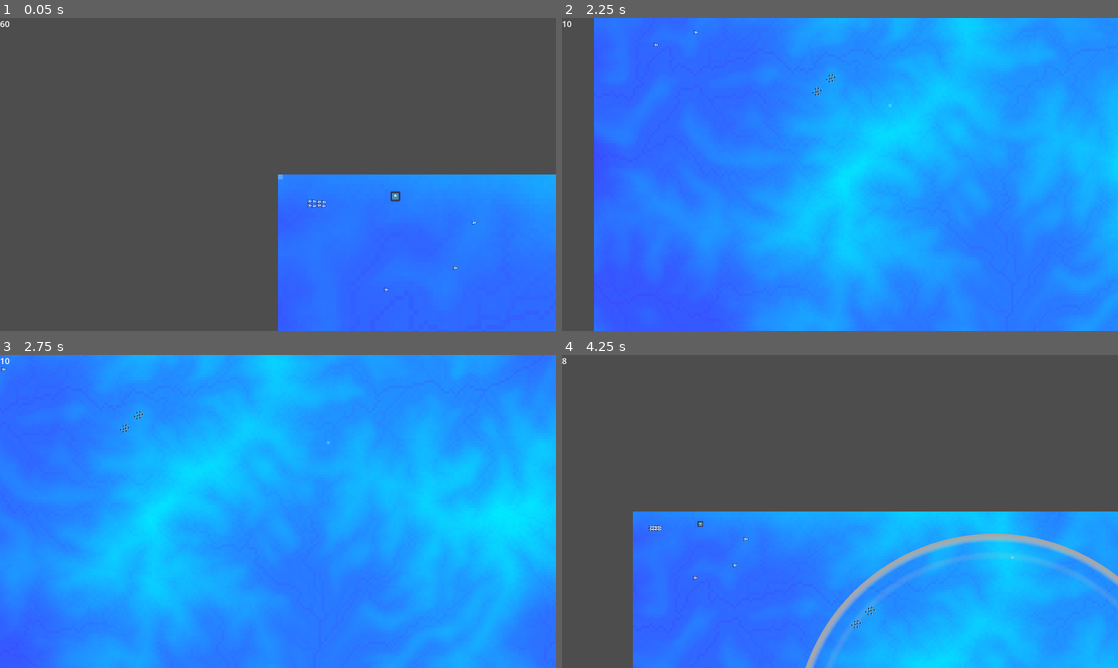
Above: before the commit, frames 1-4 (two rows, left to right).
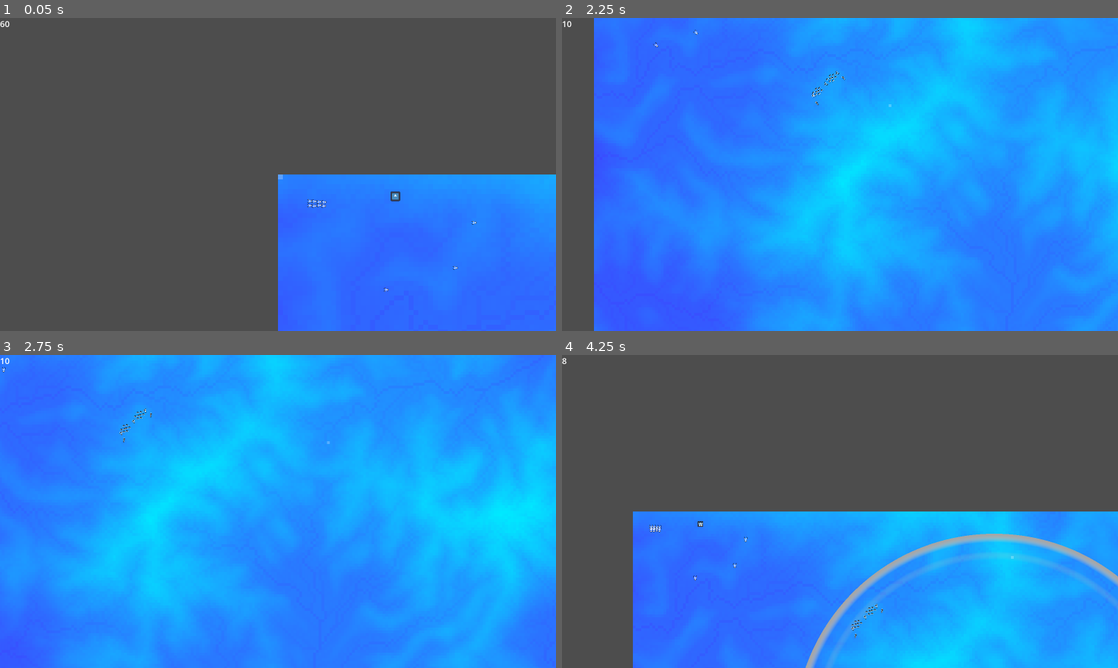
Above: after the commit, the same moments.

Repository: ethan555/terrain-game
Game: Godot game, scene res://Levels/level.tscn
Two runs of this game, one before a commit and one after it. Both use one fixed random seed, a clock stepped at 60 frames per second and the inputs below. The engine's default icon, where the game draws it, is replaced by a stand-in: a white triangle on a blue panel in a dark square.
Inputs (mouse positions are in pixels of both pictures, inside the frame that each line leads up to):
- Up to frame 1 (0.05 s): no input
- Up to frame 2 (2.25 s): move the mouse to (962, 158) at 0.52 s; hold D (right) 0.53-1.28 s; hold V (spawn_unit_4, bound only after the commit) 0.53-1.28 s; click (962, 158) at 0.67 s; tap B (spawn_unit_5, bound only after the commit) at 0.8, 1.35 s; move the mouse to (728, 190) at 1.27 s; hold S (down) 1.28-2.03 s; tap V (spawn_unit_4, bound only after the commit) at 1.55 s; move the mouse to (895, 105) at 2.02 s; hold D (right) from 2.03 s (still down); hold Backspace (end_turn) from 2.03 s (still down)
- Up to frame 3 (2.75 s): keep holding D (right); keep holding Backspace (end_turn); tap B (spawn_unit_5, bound only after the commit) at 2.3 s
- Up to frame 4 (4.25 s): move the mouse to (812, 574) at 2.77 s; release D (right) at 2.78 s; release Backspace (end_turn) at 2.78 s; hold W (up) 2.78-3.53 s; tap R (spawn_unit_0) at 2.85 s; click (812, 574) at 2.92 s; tap V (spawn_unit_4, bound only after the commit) at 3.05 s; move the mouse to (1006, 558) at 3.52 s; hold A (left) from 3.53 s (still down); hold T (spawn_unit_1) from 3.53 s (still down); tap B (spawn_unit_5, bound only after the commit) at 3.8 s

Frame 1 is identical in both runs. In frame 2, 0.1% of the frame differs, in the area x 16-51%, y 3-28%; in frame 3, less than 0.1%; in frame 4, 0.2%, in the area x 15-58%, y 53-91%.

Commit message:
Infantry units

Diff:
--- a/Buildings/Mech/factory.tscn
+++ b/Buildings/Mech/factory.tscn
@@ -1,14 +1,17 @@
-[gd_scene load_steps=5 format=3 uid="uid://ctnx3asmiv0xs"]
+[gd_scene load_steps=8 format=3 uid="uid://ctnx3asmiv0xs"]
 
 [ext_resource type="PackedScene" uid="uid://baaccbp77y6p8" path="res://Buildings/building.tscn" id="1_2ywug"]
 [ext_resource type="PackedScene" uid="uid://bblffax8bb1uc" path="res://Units/Mech/infantry.tscn" id="2_cnf40"]
-[ext_resource type="PackedScene" uid="uid://di62n3hfpq5ya" path="res://Units/Mech/levtank.tscn" id="3_dj51t"]
+[ext_resource type="PackedScene" uid="uid://dl7w4uuif7bsv" path="res://Units/Mech/levtank.tscn" id="3_dj51t"]
+[ext_resource type="PackedScene" uid="uid://va1d0lu63qbu" path="res://Units/Mech/cannon.tscn" id="3_y8kfj"]
+[ext_resource type="PackedScene" uid="uid://rctg6skc0u4y" path="res://Units/Mech/officer.tscn" id="4_lifa2"]
+[ext_resource type="PackedScene" uid="uid://bwe0xla2snj4f" path="res://Units/Mech/railgunner.tscn" id="5_e7vnx"]
 
 [sub_resource type="RectangleShape2D" id="RectangleShape2D_s23ht"]
 size = Vector2(32, 32)
 
 [node name="Factory" instance=ExtResource("1_2ywug")]
-spawnable_units = Array[PackedScene]([ExtResource("2_cnf40"), ExtResource("3_dj51t")])
+spawnable_units = Array[PackedScene]([ExtResource("2_cnf40"), ExtResource("3_y8kfj"), ExtResource("4_lifa2"), ExtResource("5_e7vnx"), ExtResource("3_dj51t")])
 
 [node name="Stats" parent="." index="1"]
 MAX_HEALTH = 100.0
--- a/Buildings/building.gd
+++ b/Buildings/building.gd
@@ -35,7 +35,7 @@
     inst.rotation = tdir
     inst.faction = faction
     inst.set_as_top_level(true)
-    inst.global_position = global_position + Vector2.from_angle(tdir)
+    inst.global_position = global_position + Vector2.from_angle(tdir) * total
     spawn_node.add_child(inst)
 
 func _on_next_round_signal():
@@ -55,6 +55,10 @@
         add_spawning_unit(2)
     if event.is_action_pressed("spawn_unit_3"):
         add_spawning_unit(3)
+    if event.is_action_pressed("spawn_unit_4"):
+        add_spawning_unit(4)
+    if event.is_action_pressed("spawn_unit_5"):
+        add_spawning_unit(5)
 
 # func _process(delta):
 
--- a/Levels/level.tscn
+++ b/Levels/level.tscn
@@ -1,14 +1,16 @@
-[gd_scene load_steps=12 format=3 uid="uid://c8k133bralrsw"]
+[gd_scene load_steps=14 format=3 uid="uid://c8k133bralrsw"]
 
 [ext_resource type="PackedScene" uid="uid://clfiyqkditp61" path="res://Terrain/terrain.tscn" id="1_ilss8"]
 [ext_resource type="PackedScene" uid="uid://lkjk0j866lfj" path="res://Control/Camera.tscn" id="2_xcmds"]
 [ext_resource type="PackedScene" uid="uid://bjf0ml2drx2ye" path="res://Control/Controller.tscn" id="3_km70m"]
 [ext_resource type="PackedScene" uid="uid://bjvh7sb02ldwp" path="res://Control/UI.tscn" id="3_lsrbq"]
 [ext_resource type="Script" path="res://Units/Faction.gd" id="4_6bcgg"]
-[ext_resource type="PackedScene" uid="uid://di62n3hfpq5ya" path="res://Units/Mech/levtank.tscn" id="4_6ybn6"]
+[ext_resource type="PackedScene" uid="uid://dl7w4uuif7bsv" path="res://Units/Mech/levtank.tscn" id="4_6ybn6"]
 [ext_resource type="PackedScene" uid="uid://bllpl8v71bihn" path="res://Control/wall.tscn" id="4_oe0rq"]
 [ext_resource type="PackedScene" uid="uid://ctnx3asmiv0xs" path="res://Buildings/Mech/factory.tscn" id="9_gi1d6"]
 [ext_resource type="PackedScene" uid="uid://bblffax8bb1uc" path="res://Units/Mech/infantry.tscn" id="9_x37bf"]
+[ext_resource type="PackedScene" uid="uid://va1d0lu63qbu" path="res://Units/Mech/cannon.tscn" id="10_ahnt5"]
+[ext_resource type="PackedScene" uid="uid://bwe0xla2snj4f" path="res://Units/Mech/railgunner.tscn" id="11_cmdd2"]
 
 [sub_resource type="Resource" id="Resource_fya7a"]
 script = ExtResource("4_6bcgg")
@@ -161,3 +163,23 @@
 [node name="Infantry16" parent="." instance=ExtResource("9_x37bf")]
 position = Vector2(1282, 650)
 faction = SubResource("Resource_w5f52")
+
+[node name="Cannon" parent="." instance=ExtResource("10_ahnt5")]
+position = Vector2(1261, 674)
+faction = SubResource("Resource_w5f52")
+
+[node name="Cannon2" parent="." instance=ExtResource("10_ahnt5")]
+position = Vector2(1333, 607)
+faction = SubResource("Resource_w5f52")
+
+[node name="Cannon3" parent="." instance=ExtResource("10_ahnt5")]
+position = Vector2(1398, 544)
+faction = SubResource("Resource_w5f52")
+
+[node name="Railgunner" parent="." instance=ExtResource("11_cmdd2")]
+position = Vector2(1283, 711)
+faction = SubResource("Resource_w5f52")
+
+[node name="Railgunner2" parent="." instance=ExtResource("11_cmdd2")]
+position = Vector2(1436, 567)
+faction = SubResource("Resource_w5f52")
--- /dev/null
+++ b/Projectiles/burst.tscn
@@ -0,0 +1,25 @@
+[gd_scene load_steps=6 format=3 uid="uid://bi53gs4igb74m"]
+
+[ext_resource type="PackedScene" uid="uid://bhuqvmhiax2yl" path="res://Projectiles/projectile.tscn" id="1_6mb8p"]
+[ext_resource type="Script" path="res://Units/Attack.gd" id="2_206pg"]
+[ext_resource type="Texture2D" uid="uid://6hyxvub4u6y0" path="res://Assets/Projectiles/Burst.png" id="3_l8qmo"]
+
+[sub_resource type="Resource" id="Resource_sopjt"]
+resource_local_to_scene = true
+script = ExtResource("2_206pg")
+damage = 9.0
+radius = 10.0
+multiplier = 1.0
+
+[sub_resource type="CircleShape2D" id="CircleShape2D_2vo33"]
+resource_local_to_scene = true
+radius = 8.0
+
+[node name="Burst" instance=ExtResource("1_6mb8p")]
+attack = SubResource("Resource_sopjt")
+
+[node name="Sprite2D" parent="." index="0"]
+texture = ExtResource("3_l8qmo")
+
+[node name="CollisionShape2D" type="CollisionShape2D" parent="Hitbox" index="0"]
+shape = SubResource("CircleShape2D_2vo33")
--- a/Projectiles/explosion.gd
+++ b/Projectiles/explosion.gd
@@ -1,4 +1,5 @@
 extends Area2D
+const Utils = preload("res://Utils/utils.gd")
 
 @export var faction : Faction
 @export var attack : Attack
@@ -8,7 +9,6 @@
 @onready var collision_shape := $CollisionShape2D
 
 func _ready():
-    print("Explosion Ready: " + str(attack.radius) + " " + str(lifespan))
     collision_shape.shape.radius = attack.radius
 
     if lifespan > 0:
@@ -16,9 +16,7 @@
         timer.start(lifespan)
 
 func damage_area(delta):
-    var areas := get_overlapping_areas_godot_sucks()
-    print("Hitting Targets: " + str(len(areas)))
-    var damaged = 0
+    var areas := Utils.get_overlapping_areas_godot_sucks(self, collision_shape)
     for area in areas:
         if not area is Hurtbox:
             continue
@@ -26,31 +24,28 @@
         var target_faction : Faction = unit.faction
         if faction.check_ally(target_faction.faction_name):
             continue
-        damaged += 1
         if lifespan == 0:
             unit.stats.damage(attack)
         else:
             unit.stats.damage(attack, delta)
-    print("Damaged " + str(damaged))
 
-func get_overlapping_areas_godot_sucks() -> Array[Area2D]:
-    var space := get_world_2d().direct_space_state
-    var query := PhysicsShapeQueryParameters2D.new()
-    query.collide_with_areas = true
-    query.collide_with_bodies = false
-    query.set_shape(collision_shape.shape)
-    query.transform = collision_shape.global_transform
-    var result := space.intersect_shape(query)
-    var areas : Array[Area2D] = []
-    for area_collision in result:
-        var area := area_collision.collider as Area2D
-        if is_instance_valid(area): #perhaps some other checks here
-            areas.append(area)
-    return areas
+# func get_overlapping_areas_godot_sucks() -> Array[Area2D]:
+#     var space := get_world_2d().direct_space_state
+#     var query := PhysicsShapeQueryParameters2D.new()
+#     query.collide_with_areas = true
+#     query.collide_with_bodies = false
+#     query.set_shape(collision_shape.shape)
+#     query.transform = collision_shape.global_transform
+#     var result := space.intersect_shape(query)
+#     var areas : Array[Area2D] = []
+#     for area_collision in result:
+#         var area := area_collision.collider as Area2D
+#         if is_instance_valid(area): #perhaps some other checks here
+#             areas.append(area)
+#     return areas
 
 
 func _process(_delta):
-    print("Processing Explosion " + str(global_position))
     # damage_area(delta)
     if lifespan == 0:
         queue_free()
--- a/Projectiles/projectile.gd
+++ b/Projectiles/projectile.gd
@@ -75,7 +75,6 @@
 
 func hit_target() -> void:
     if attack.radius > 0:
-        print("Creating Explosion")
         create_explosion(target_location)
         # Damage radius, create explosion
         # hitbox.
--- /dev/null
+++ b/Projectiles/rocket.tscn
@@ -0,0 +1,25 @@
+[gd_scene load_steps=6 format=3 uid="uid://b46eu6r5wyd2u"]
+
+[ext_resource type="PackedScene" uid="uid://bhuqvmhiax2yl" path="res://Projectiles/projectile.tscn" id="1_iw51u"]
+[ext_resource type="Texture2D" uid="uid://bm40wb4bedf6c" path="res://Assets/Projectiles/Rocket.png" id="2_1jljm"]
+[ext_resource type="Script" path="res://Units/Attack.gd" id="2_vwn1k"]
+
+[sub_resource type="Resource" id="Resource_c1kw8"]
+resource_local_to_scene = true
+script = ExtResource("2_vwn1k")
+damage = 18.0
+radius = 20.0
+multiplier = 1.0
+
+[sub_resource type="CircleShape2D" id="CircleShape2D_d3y5r"]
+resource_local_to_scene = true
+radius = 8.0
+
+[node name="Rocket" instance=ExtResource("1_iw51u")]
+attack = SubResource("Resource_c1kw8")
+
+[node name="Sprite2D" parent="." index="0"]
+texture = ExtResource("2_1jljm")
+
+[node name="CollisionShape2D" type="CollisionShape2D" parent="Hitbox" index="0"]
+shape = SubResource("CircleShape2D_d3y5r")
--- a/Projectiles/shell.tscn
+++ b/Projectiles/shell.tscn
@@ -1,21 +1,22 @@
-[gd_scene load_steps=5 format=3 uid="uid://bi53gs4igb74m"]
+[gd_scene load_steps=5 format=3 uid="uid://yr3a3a23o2ip"]
 
 [ext_resource type="PackedScene" uid="uid://bhuqvmhiax2yl" path="res://Projectiles/projectile.tscn" id="1_y2sla"]
 [ext_resource type="Script" path="res://Units/Attack.gd" id="2_f8plh"]
 
-[sub_resource type="Resource" id="Resource_sopjt"]
-resource_local_to_scene = true
+[sub_resource type="Resource" id="Resource_o0446"]
 script = ExtResource("2_f8plh")
-damage = 50.0
-radius = 50.0
+damage = 120.0
+radius = 0.0
 multiplier = 1.0
 
-[sub_resource type="CircleShape2D" id="CircleShape2D_2vo33"]
+[sub_resource type="CircleShape2D" id="CircleShape2D_bdak0"]
 resource_local_to_scene = true
 radius = 8.0
 
 [node name="Shell" instance=ExtResource("1_y2sla")]
-attack = SubResource("Resource_sopjt")
+scale = Vector2(2, 1)
+speed = 1000.0
+attack = SubResource("Resource_o0446")
 
 [node name="CollisionShape2D" type="CollisionShape2D" parent="Hitbox" index="0"]
-shape = SubResource("CircleShape2D_2vo33")
+shape = SubResource("CircleShape2D_bdak0")
--- /dev/null
+++ b/Units/Aura.gd
@@ -0,0 +1,4 @@
+class_name Aura
+extends Area2D
+
+@export var statuses : Array[Status]
--- a/Units/Hurtbox.gd
+++ b/Units/Hurtbox.gd
@@ -3,6 +3,18 @@
 
 @onready var collision_shape := $CollisionShape2D
 
+signal aura_entered
+
+func _ready():
+    area_entered.connect(_on_area_entered)
+
+func handle_aura(aura: Aura):
+    aura_entered.emit(aura)
+
+func _on_area_entered(area: Area2D):
+    if area is Aura:
+        handle_aura(area)
+    pass
 
 func set_disabled(is_disabled: bool):
     collision_shape.set_deferred("disabled", is_disabled)
--- /dev/null
+++ b/Units/Mech/cannon.tscn
@@ -0,0 +1,38 @@
+[gd_scene load_steps=7 format=3 uid="uid://va1d0lu63qbu"]
+
+[ext_resource type="PackedScene" uid="uid://dc88vw2h1s01t" path="res://Units/unit.tscn" id="1_nvnev"]
+[ext_resource type="Texture2D" uid="uid://b1iyucpgugrr2" path="res://Assets/Units/cannon/cannon_body.png" id="2_eeg4v"]
+[ext_resource type="PackedScene" uid="uid://b46eu6r5wyd2u" path="res://Projectiles/rocket.tscn" id="2_nhcw1"]
+
+[sub_resource type="CircleShape2D" id="CircleShape2D_g8gjg"]
+resource_local_to_scene = true
+radius = 2.0
+
+[sub_resource type="CircleShape2D" id="CircleShape2D_c484b"]
+resource_local_to_scene = true
+radius = 3.0
+
+[sub_resource type="CircleShape2D" id="CircleShape2D_1eg3w"]
+resource_local_to_scene = true
+radius = 140.0
+
+[node name="Cannon" instance=ExtResource("1_nvnev")]
+move_speed = 50.0
+primary = ExtResource("2_nhcw1")
+primary_time = 2.0
+
+[node name="CollisionShape2D" type="CollisionShape2D" parent="." index="0"]
+shape = SubResource("CircleShape2D_g8gjg")
+
+[node name="CollisionShape2D" type="CollisionShape2D" parent="Hurtbox" index="0"]
+shape = SubResource("CircleShape2D_c484b")
+
+[node name="CollisionShape2D" type="CollisionShape2D" parent="Vision" index="0"]
+shape = SubResource("CircleShape2D_1eg3w")
+debug_color = Color(0, 0.6, 0.701961, 0.0196078)
+
+[node name="Sprite2D" parent="." index="3"]
+texture = ExtResource("2_eeg4v")
+
+[node name="Stats" parent="." index="4"]
+MAX_HEALTH = 20.0
--- a/Units/Mech/levtank.tscn
+++ b/Units/Mech/levtank.tscn
@@ -1,7 +1,7 @@
-[gd_scene load_steps=7 format=3 uid="uid://di62n3hfpq5ya"]
+[gd_scene load_steps=7 format=3 uid="uid://dl7w4uuif7bsv"]
 
 [ext_resource type="PackedScene" uid="uid://dc88vw2h1s01t" path="res://Units/unit.tscn" id="1_7jt5f"]
-[ext_resource type="PackedScene" uid="uid://bi53gs4igb74m" path="res://Projectiles/shell.tscn" id="2_yn6ow"]
+[ext_resource type="PackedScene" uid="uid://bi53gs4igb74m" path="res://Projectiles/burst.tscn" id="2_7l3fm"]
 [ext_resource type="Texture2D" uid="uid://8x65l7nwj2pi" path="res://Assets/Units/levtank/levtank_body.png" id="3_7jqtc"]
 
 [sub_resource type="CircleShape2D" id="CircleShape2D_pe7bw"]
@@ -17,7 +17,7 @@
 
 [node name="Levtank" instance=ExtResource("1_7jt5f")]
 move_speed = 160.0
-primary = ExtResource("2_yn6ow")
+primary = ExtResource("2_7l3fm")
 
 [node name="CollisionShape2D" type="CollisionShape2D" parent="." index="0"]
 shape = SubResource("CircleShape2D_pe7bw")
--- /dev/null
+++ b/Units/Mech/officer.tscn
@@ -0,0 +1,51 @@
+[gd_scene load_steps=8 format=3 uid="uid://rctg6skc0u4y"]
+
+[ext_resource type="PackedScene" uid="uid://dc88vw2h1s01t" path="res://Units/unit.tscn" id="1_gd6mp"]
+[ext_resource type="Texture2D" uid="uid://sasnloj315gu" path="res://Assets/Units/officer/officer_body.png" id="2_xfugb"]
+[ext_resource type="Script" path="res://Units/Aura.gd" id="3_vty74"]
+
+[sub_resource type="CircleShape2D" id="CircleShape2D_g8gjg"]
+resource_local_to_scene = true
+radius = 2.0
+
+[sub_resource type="CircleShape2D" id="CircleShape2D_c484b"]
+resource_local_to_scene = true
+radius = 3.0
+
+[sub_resource type="CircleShape2D" id="CircleShape2D_1eg3w"]
+resource_local_to_scene = true
+radius = 140.0
+
+[sub_resource type="CircleShape2D" id="CircleShape2D_8dr00"]
+resource_local_to_scene = true
+radius = 60.0
+
+[node name="Infantry" instance=ExtResource("1_gd6mp")]
+move_speed = 50.0
+primary_time = 0.5
+
+[node name="CollisionShape2D" type="CollisionShape2D" parent="." index="0"]
+shape = SubResource("CircleShape2D_g8gjg")
+
+[node name="CollisionShape2D" type="CollisionShape2D" parent="Hurtbox" index="0"]
+shape = SubResource("CircleShape2D_c484b")
+
+[node name="CollisionShape2D" type="CollisionShape2D" parent="Vision" index="0"]
+shape = SubResource("CircleShape2D_1eg3w")
+debug_color = Color(0, 0.6, 0.701961, 0.0196078)
+
+[node name="Sprite2D" parent="." index="3"]
+texture = ExtResource("2_xfugb")
+
+[node name="Stats" parent="." index="4"]
+MAX_HEALTH = 30.0
+
+[node name="AuraCommand" type="Area2D" parent="." index="6"]
+collision_layer = 2
+collision_mask = 2
+monitoring = false
+script = ExtResource("3_vty74")
+
+[node name="CollisionShape2D" type="CollisionShape2D" parent="AuraCommand" index="0"]
+shape = SubResource("CircleShape2D_8dr00")
+debug_color = Color(0.701961, 0.372549, 0, 0)
--- /dev/null
+++ b/Units/Mech/railgunner.tscn
@@ -0,0 +1,36 @@
+[gd_scene load_steps=7 format=3 uid="uid://bwe0xla2snj4f"]
+
+[ext_resource type="PackedScene" uid="uid://dc88vw2h1s01t" path="res://Units/unit.tscn" id="1_tqlwo"]
+[ext_resource type="PackedScene" uid="uid://yr3a3a23o2ip" path="res://Projectiles/shell.tscn" id="2_xnv58"]
+[ext_resource type="Texture2D" uid="uid://dfmkk5126307s" path="res://Assets/Units/railgunner/railgunner_body.png" id="3_mu73a"]
+
+[sub_resource type="CircleShape2D" id="CircleShape2D_g8gjg"]
+resource_local_to_scene = true
+radius = 2.0
+
+[sub_resource type="CircleShape2D" id="CircleShape2D_c484b"]
+resource_local_to_scene = true
+radius = 3.0
+
+[sub_resource type="CircleShape2D" id="CircleShape2D_1eg3w"]
+resource_local_to_scene = true
+radius = 300.0
+
+[node name="Railgunner" instance=ExtResource("1_tqlwo")]
+move_speed = 50.0
+vision_radius = 300.0
+primary = ExtResource("2_xnv58")
+primary_time = 3.0
+
+[node name="CollisionShape2D" type="CollisionShape2D" parent="." index="0"]
+shape = SubResource("CircleShape2D_g8gjg")
+
+[node name="CollisionShape2D" type="CollisionShape2D" parent="Hurtbox" index="0"]
+shape = SubResource("CircleShape2D_c484b")
+
+[node name="CollisionShape2D" type="CollisionShape2D" parent="Vision" index="0"]
+shape = SubResource("CircleShape2D_1eg3w")
+debug_color = Color(0, 0.6, 0.701961, 0.0196078)
+
+[node name="Sprite2D" parent="." index="3"]
+texture = ExtResource("3_mu73a")
--- /dev/null
+++ b/Units/Status.gd
@@ -0,0 +1,2 @@
+class_name Status
+extends Node
--- a/Units/Vision.gd
+++ b/Units/Vision.gd
@@ -1,5 +1,7 @@
 class_name Vision
 extends Area2D
+
+const Utils = preload("res://Utils/utils.gd")
 
 @onready var collision_shape := $CollisionShape2D
 
@@ -15,7 +17,7 @@
 
 # GET OVERLAPPING AREAS
 func get_new_areas() -> Array[Area2D]:
-    var areas := get_overlapping_areas()
+    var areas := Utils.get_overlapping_areas_godot_sucks(self, collision_shape)
     return areas
 
 func update_vision_radius(new_radius) -> void:
--- a/Units/unit.gd
+++ b/Units/unit.gd
@@ -34,7 +34,9 @@
 @export var primary := preload("res://Projectiles/bullet.tscn")
 @export var primary_time : float = 1
 
-var target_angle = (-Vector2.UP).angle()
+@export var statuses : Dictionary
+
+var target_angle := (-Vector2.UP).angle()
 
 var target : Node2D
 var primary_ready = true
@@ -45,12 +47,17 @@
     vision.enemy_in_range.connect(_on_enemy_in_range)
     vision.enemy_left_range.connect(_on_enemy_left_range)
 
+    hurtbox.aura_entered.connect(_on_aura_entered)
+
     primary_timer.connect("timeout", _on_primary_timeout)
 
     stats.connect("death", _on_death)
 
 func _on_death() -> void:
     queue_free()
+
+func _on_aura_entered(aura: Aura) -> void:
+    pass
 
 func _on_enemy_in_range(unit: Node2D) -> void:
     if verify_target(false):
@@ -61,9 +68,10 @@
     #     print("FRIENDLIES OVER HERE")
 
 func _on_primary_timeout():
-    if not verify_target(true):
-        return
     primary_ready = true
+    # if not verify_target(true):
+    #     return
+
 
 func _on_enemy_left_range(unit: Node2D) -> void:
     if unit == target:
@@ -74,6 +82,7 @@
     if not get_new:
         return false
     var potential_target_areas : Array[Area2D] = vision.get_new_areas()
+    print("New targets: " + str(len(potential_target_areas)))
     if len(potential_target_areas) < 1:
         return false
     for area in potential_target_areas:
@@ -81,6 +90,7 @@
             continue
         var unit = area.get_parent()
         if faction.check_enemy(unit.faction.faction_name):
+            print("Found new target: ")
             target = unit
             return true
     return false
@@ -98,7 +108,8 @@
 func ai_target() -> void:
     if not verify_target(true):
         return
-    # Shoot at target
+    # Aim at target
+    target_angle = (target.global_position - global_position).angle()
     if not primary_ready:
         return
     shoot(primary)
@@ -118,19 +129,16 @@
     primary_timer.paused = play_paused
     if play_paused:
         return
-    ai_target()
 
-func get_move(delta):
+func get_move(_delta):
     var input_direction : Vector2 = terrain.get_unit_move(position, faction)
     var new_velocity = move_speed * input_direction
     velocity = Utils.approach_vector(velocity, new_velocity, acceleration)
     var speed = velocity.length()
-    if speed > 0:
-
+    if speed > 0 and not verify_target(false):
         # var angle_to = sprite.transform.x.angle_to(input_direction)
         # var angle_rotate = input_direction.angle_to( sprite.rotation
         target_angle = input_direction.angle()
-        rotation = Utils.approach_angle(rotation, target_angle, rotation_speed * delta)
         # sprite.rotation = Utils.approach_angle(sprite.rotation, target_angle, rotation_speed * delta)
     # else:
         # collider.shape.radius = collision_radius
@@ -158,6 +166,8 @@
     if controller.current_state != controller.State.Play:
         return
     update_velocity(_delta)
+    ai_target()
+    rotation = Utils.approach_angle(rotation, target_angle, rotation_speed * _delta)
     # var collision := move_and_collide(velocity * _delta)
     # if collision:
     #     var collision_vector : Vector2 = collision.get_collider().global_position - global_position
--- a/Units/unit.tscn
+++ b/Units/unit.tscn
@@ -13,7 +13,6 @@
 
 [node name="Vision" parent="." instance=ExtResource("5_ep67k")]
 collision_layer = 0
-collision_mask = 2
 
 [node name="Sprite2D" type="Sprite2D" parent="."]
 texture = ExtResource("2_5tmj6")
--- a/Utils/utils.gd
+++ b/Utils/utils.gd
@@ -1,4 +1,4 @@
-extends Node
+extends Node2D
 
 static func dlerp(a, b, rate, delta):
     return lerp(a, b, 1 - pow(rate, delta))
@@ -33,6 +33,24 @@
 
 static func approach_angle(a, b, rate) -> float:
     var diff = angle_difference(a, b)
+    var adiff = abs(diff)
+    if adiff < rate:
+        return b
     var dsign = sign(diff)
     var result = a + dsign * rate
     return result
+
+static func get_overlapping_areas_godot_sucks(node: Node2D, collision_shape: CollisionShape2D) -> Array[Area2D]:
+    var space := node.get_world_2d().direct_space_state
+    var query := PhysicsShapeQueryParameters2D.new()
+    query.collide_with_areas = true
+    query.collide_with_bodies = false
+    query.set_shape(collision_shape.shape)
+    query.transform = collision_shape.global_transform
+    var result := space.intersect_shape(query)
+    var areas : Array[Area2D] = []
+    for area_collision in result:
+        var area := area_collision.collider as Area2D
+        if is_instance_valid(area): #perhaps some other checks here
+            areas.append(area)
+    return areas
--- a/project.godot
+++ b/project.godot
@@ -81,6 +81,16 @@
 "events": [Object(InputEventKey,"resource_local_to_scene":false,"resource_name":"","device":-1,"window_id":0,"alt_pressed":false,"shift_pressed":false,"ctrl_pressed":false,"meta_pressed":false,"pressed":false,"keycode":0,"physical_keycode":71,"key_label":0,"unicode":103,"echo":false,"script":null)
 ]
 }
+spawn_unit_4={
+"deadzone": 0.5,
+"events": [Object(InputEventKey,"resource_local_to_scene":false,"resource_name":"","device":-1,"window_id":0,"alt_pressed":false,"shift_pressed":false,"ctrl_pressed":false,"meta_pressed":false,"pressed":false,"keycode":0,"physical_keycode":86,"key_label":0,"unicode":118,"echo":false,"script":null)
+]
+}
+spawn_unit_5={
+"deadzone": 0.5,
+"events": [Object(InputEventKey,"resource_local_to_scene":false,"resource_name":"","device":-1,"window_id":0,"alt_pressed":false,"shift_pressed":false,"ctrl_pressed":false,"meta_pressed":false,"pressed":false,"keycode":0,"physical_keycode":66,"key_label":0,"unicode":98,"echo":false,"script":null)
+]
+}
 
 [rendering]
 
Binary file added: Assets/Projectiles/Burst.png
Not shown, added: Assets/Projectiles/Burst.png.import
Binary file added: Assets/Projectiles/Rocket.png
Not shown, added: Assets/Projectiles/Rocket.png.import
Binary file added: Assets/Units/cannon/cannon_body.png
Not shown, added: Assets/Units/cannon/cannon_body.png.import
Binary file added: Assets/Units/officer/officer_body.png
Not shown, added: Assets/Units/officer/officer_body.png.import
Binary file added: Assets/Units/railgunner/railgunner_body.png
Not shown, added: Assets/Units/railgunner/railgunner_body.png.import
Not shown, added: Assets/Projectiles/Burst.xcf
Not shown, added: Assets/Projectiles/Rocket.xcf
(and 4 more such lines)
